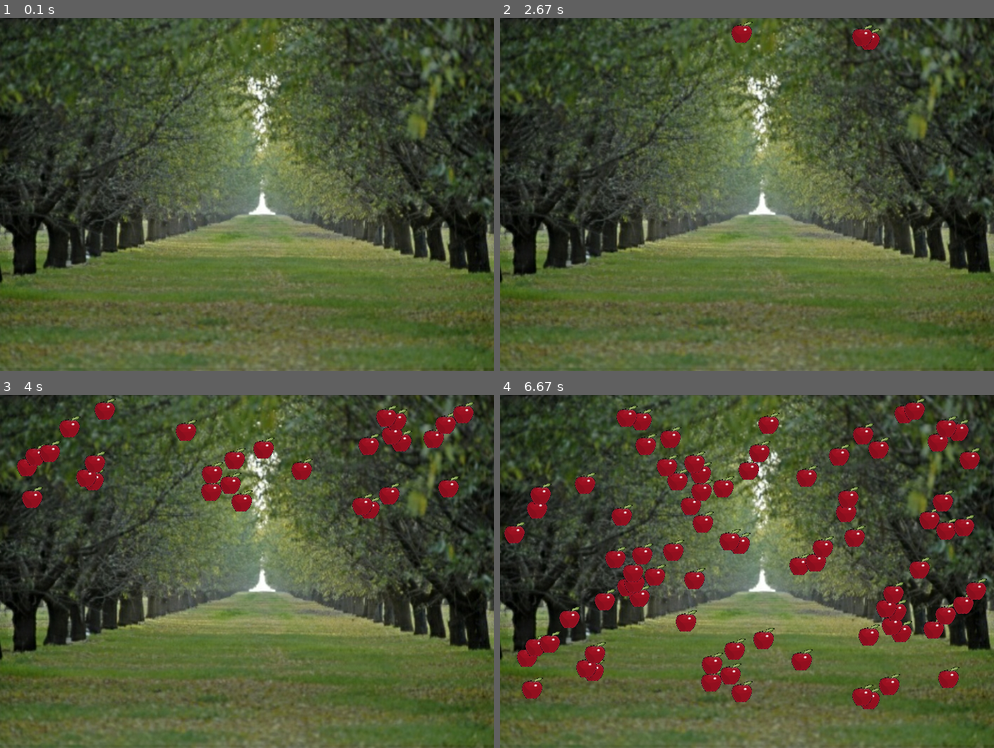
Above: before the commit, frames 1-4 (two rows, left to right).
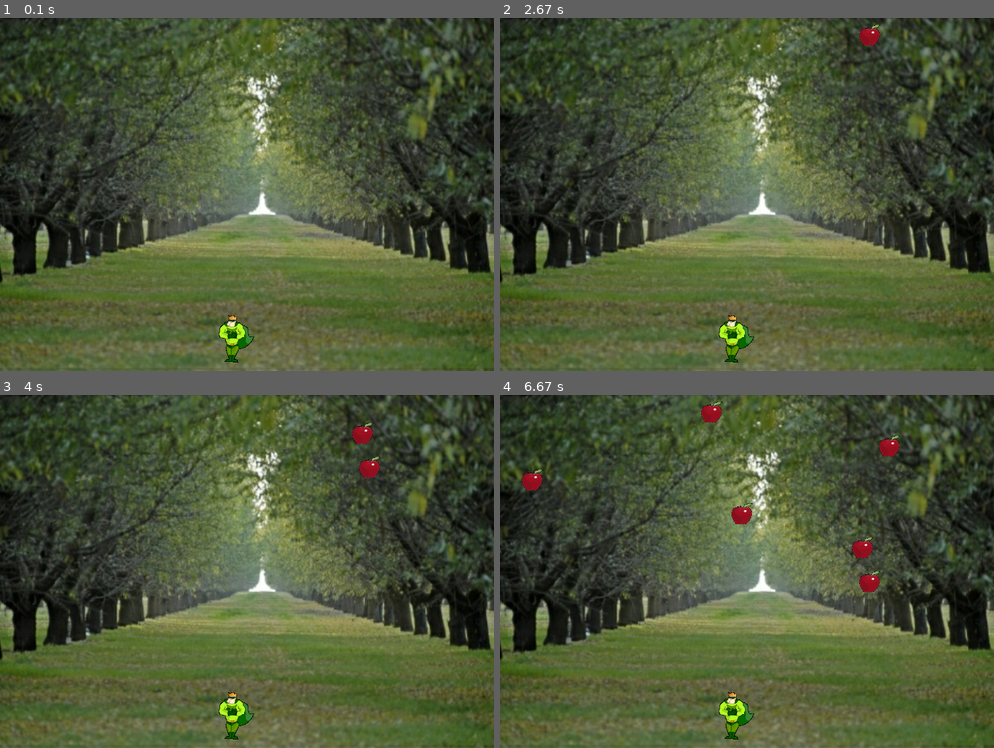
Above: after the commit, the same moments.

Repository: Carine-SHS-Digital-Tech/dodge-pygame-TOGCJ
Game: pygame game, started from main.py
Two runs of this game, one before a commit and one after it. Both use one fixed random seed, a clock stepped at 60 frames per second and the inputs below.
Inputs:
- Up to frame 1 (0.1 s): no input
- Up to frame 2 (2.67 s): no input
- Up to frame 3 (4 s): no input
- Up to frame 4 (6.67 s): no input

The runs differ from the first frame. In frame 1, 0.5% of the frame differs, in the area x 44-52%, y 84-98%; in frame 2, 0.9%; in frame 3, 5.7%; in frame 4, 16%, in the area x 0-99%, y 1-98%.

Commit message:
steps 5 & 6 done and halfway through 7

Diff:
--- a/main.py
+++ b/main.py
@@ -20,6 +20,29 @@
     def moveFallingObjects(self,distance):
         if self.rect.y <= 470:
             self.rect.y= self.rect.y + distance
+
+    def deleteFallingObjects(self):
+        if self.rect.y > 470:
+            self.kill()
+
+class Character(pygame.sprite.Sprite):
+    def __init__(self):
+        pygame.sprite.Sprite.__init__(self)
+        self.image= pygame.Surface([50,68])
+        self.image.set_colorkey(black)
+
+        self.rect= self.image.get_rect()
+        self.rect.x= 310
+        self.rect.y= 420
+        self.image.blit(pygame.image.load('Superhero.png'),(0,0))
+
+    def moveCharacter(self,movement):
+        if self.rect.x >= 5 and self.rect.x <=645:
+            self.rect.x= self.rect.x + movement
+        if self.rect.x < 5:
+            self.rect.x= 5
+        if self.rect.x > 645:
+            self.rect.x= 645
 pygame.init()                               # Pygame is initialised (starts running)
 
 screen = pygame.display.set_mode([700,500]) # Set the width and height of the screen [width,height]
@@ -34,6 +57,12 @@
 allFallingObjects= pygame.sprite.Group()
 
 nextApple= pygame.time.get_ticks() + 2500
+
+charactersGroup= pygame.sprite.Group()
+character= Character()
+charactersGroup.add(character)
+movement= 0
+
 # -------- Main Program Loop -----------
 while done == False:
 
@@ -46,13 +75,16 @@
         nextObject= FallingObject()
         nextObject.setImage('Apple.png')
         allFallingObjects.add(nextObject)
-        nextApple= pygame.time.get_ticks() + 15
+        nextApple= pygame.time.get_ticks() + 750
 
     for eachObject in (allFallingObjects.sprites()):
-        eachObject.moveFallingObjects(5)
+        eachObject.moveFallingObjects(3)
+
+        eachObject.deleteFallingObjects()
 
     screen.blit(background_image, [0,0])
     allFallingObjects.draw(screen)
+    charactersGroup.draw(screen)
     pygame.display.flip()                   # Go ahead and update the screen with what we've drawn.
     clock.tick(20)                          # Limit to 20 frames per second
 
